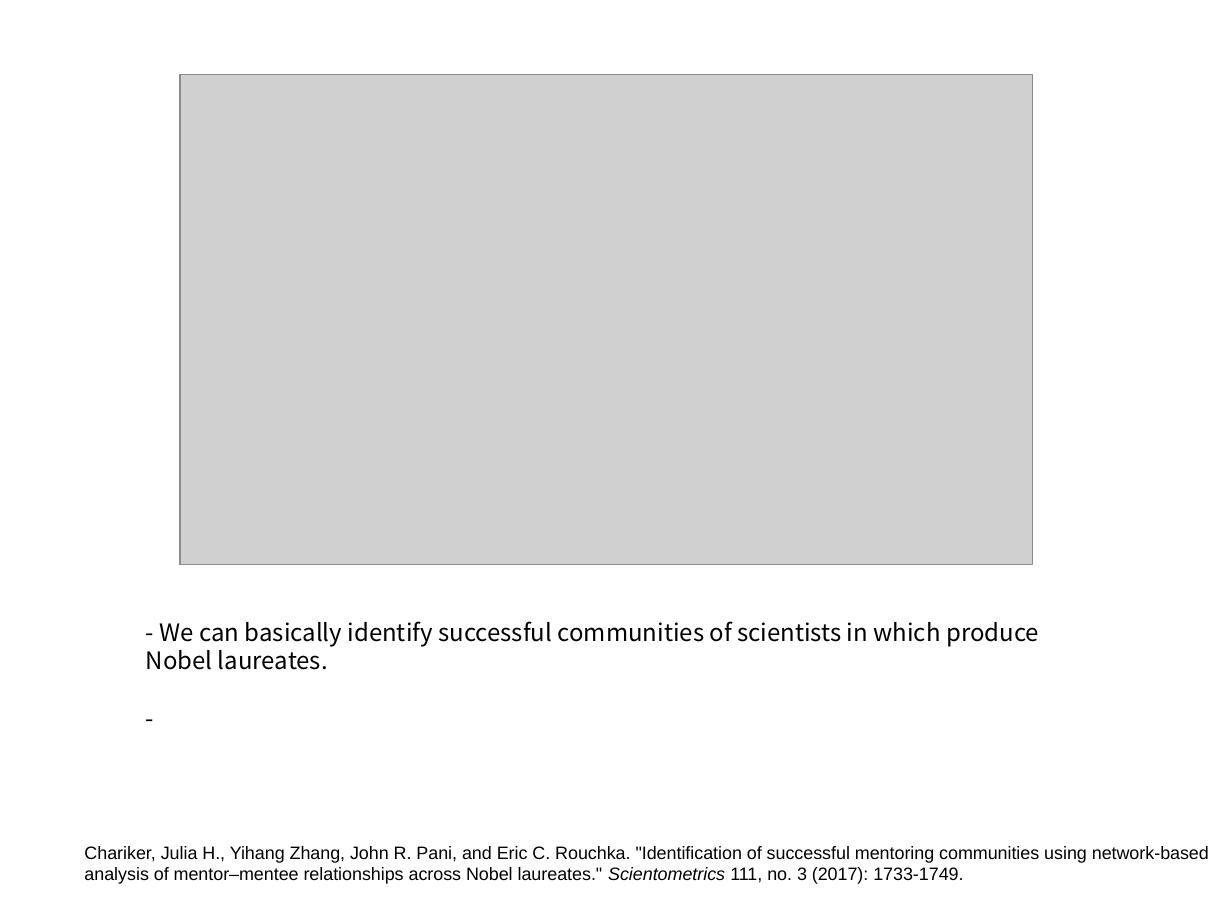
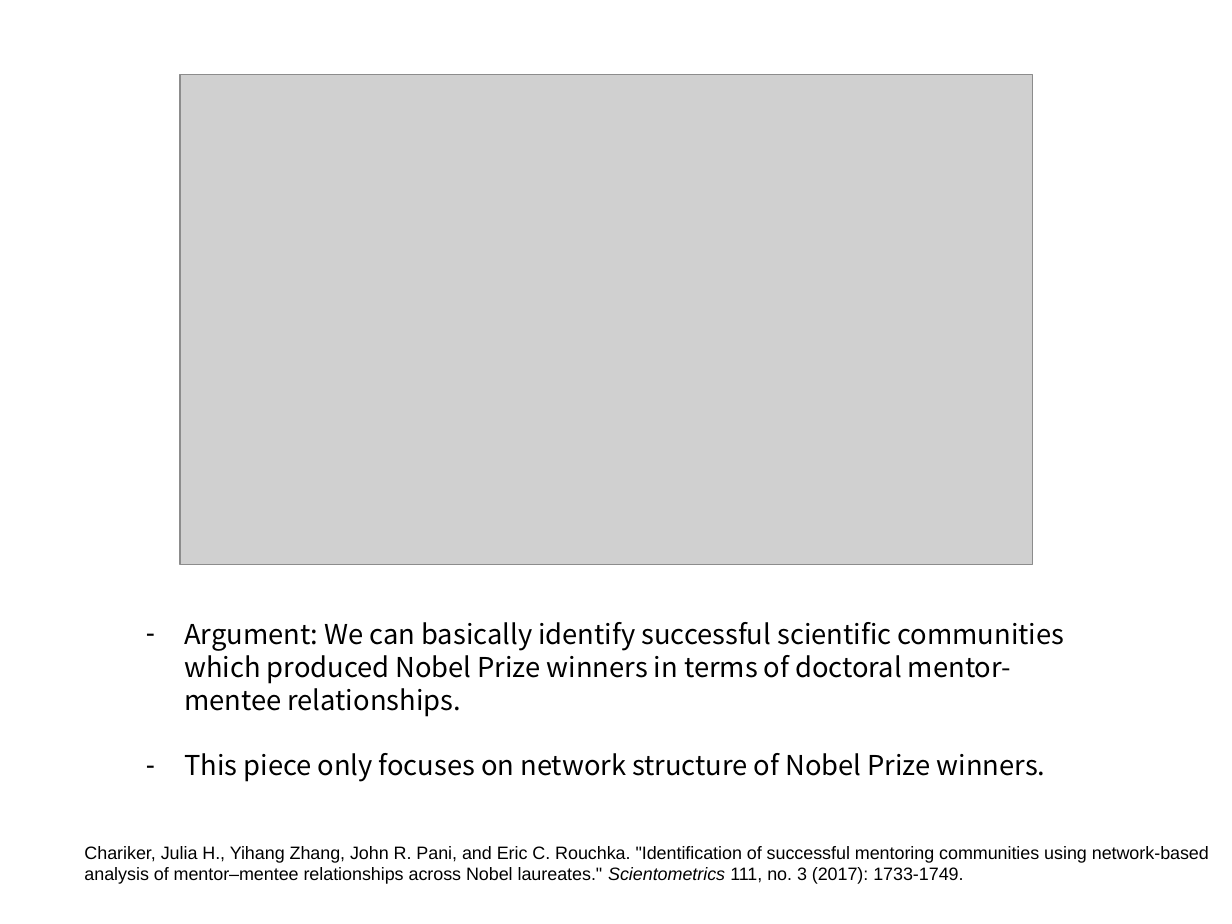
Before and after one commit to Donghyun-Kang-Soc/neurotree_project, a slide deck: slide 7 of NeuroTree_lit_review_Donghyun.pptx. Drawn at 1232x924 pixels with LibreOffice and Linux fonts; fonts in the diff are those of the drawing; grey boxes stand for pictures. Boxes give left, top, right and bottom in pixels: in the first picture for what was removed or moved away, otherwise in the second. Text is boxed around its words. In the diff, an @@ line names an element or a change of style, - is before the commit and + after.

```diff
--- a/NeuroTree_lit_review_Donghyun.pptx
+++ b/NeuroTree_lit_review_Donghyun.pptx
@@ text at (184,622,1065,782): text changed; size 14 to 16 pt @@
-- We can basically identify successful communities of scientists in which produce Nobel laureates.
--
+– Argument: We can basically identify successful scientific communities which produced Nobel Prize winners in terms of doctoral mentor-mentee relationships.
+– This piece only focuses on network structure of Nobel Prize winners.
```
Also in this commit, not shown: 1 other slide changed, 3 slides added.
